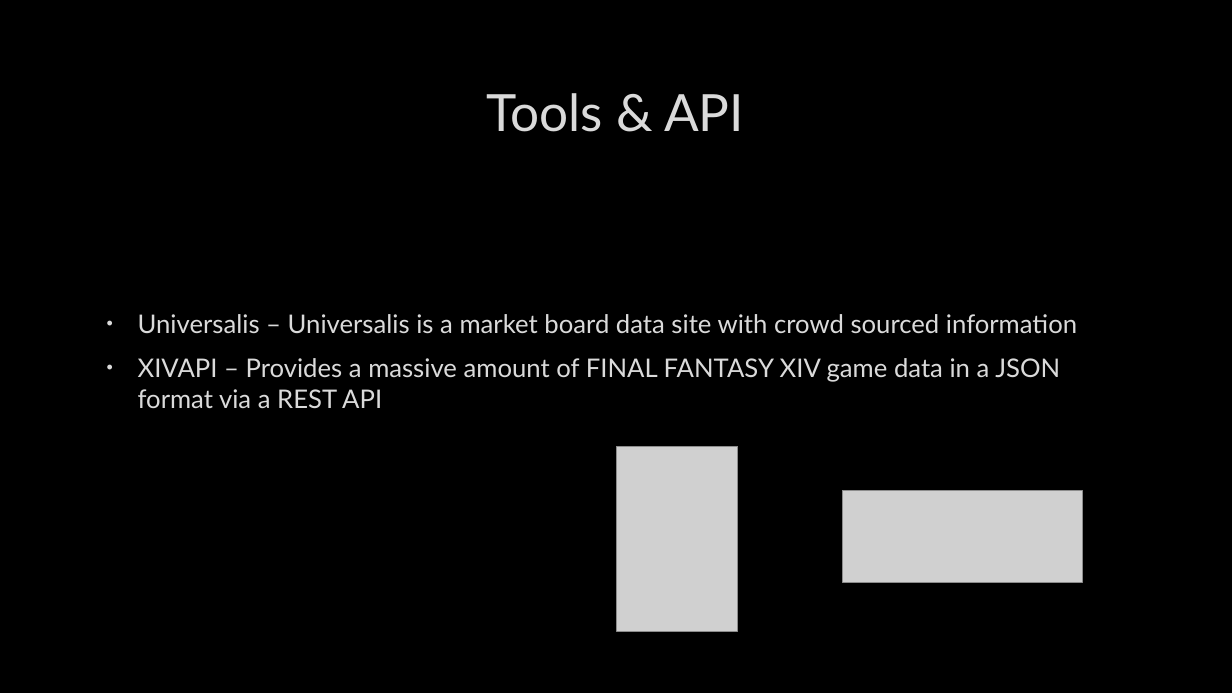
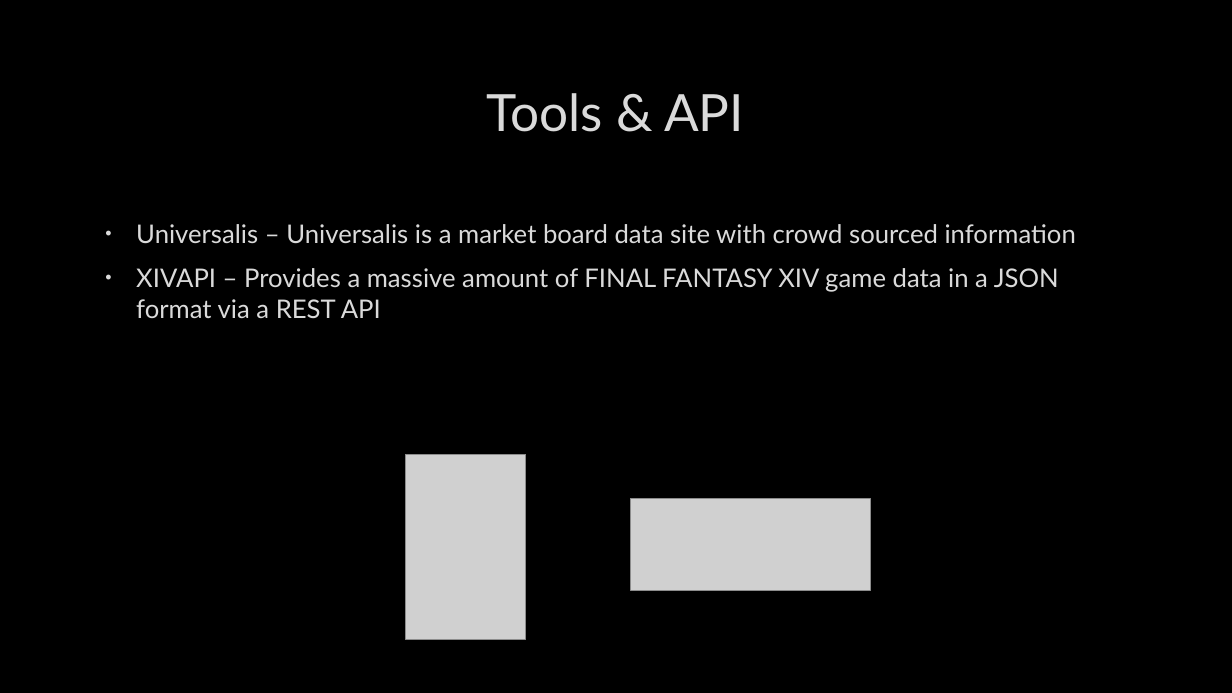
Before and after one commit to Hounder23/LHL-CAPSTONE, a slide deck: slide 5 of LHL – CAPSTONE.pptx (slide 4 before the commit). Drawn at 1232x693 pixels with LibreOffice and Linux fonts; fonts in the diff are those of the drawing; grey boxes stand for pictures; background and template pictures are left out. Boxes give left, top, right and bottom in pixels: in the first picture for what was removed or moved away, otherwise in the second. Text is boxed around its words. In the diff, an @@ line names an element or a change of style, - is before the commit and + after.

```diff
--- a/LHL – CAPSTONE.pptx
+++ b/LHL – CAPSTONE.pptx
@@ text "Universalis – Universalis is a ...": place and size @@
-text "Universalis – Universalis is a ..." at (138,314,1077,408)
+text "Universalis – Universalis is a ..." at (136,224,1076,318)
@@ picture: place and size @@
-picture at (617,446,738,631)
+picture at (406,455,527,640)
@@ picture: place and size @@
-picture at (843,490,1082,582)
+picture at (631,498,871,591)
```
Also in this commit, not shown: 5 other slides changed, 5 slides added, 1 slide removed, 6 other files.
